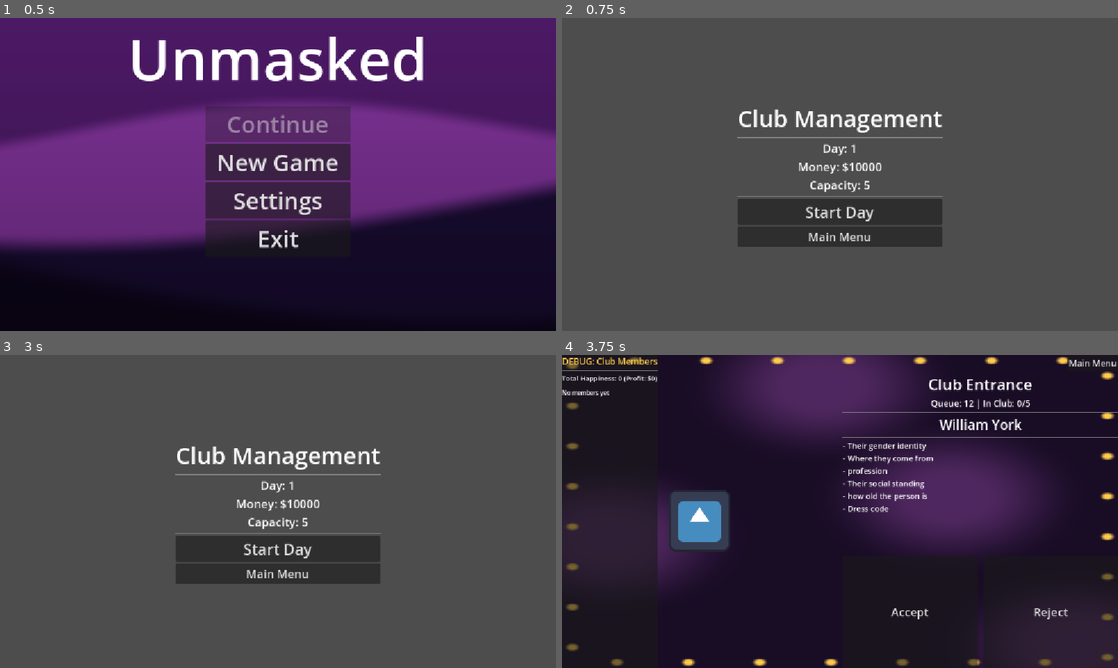
Above: before the commit, frames 1-4 (two rows, left to right).
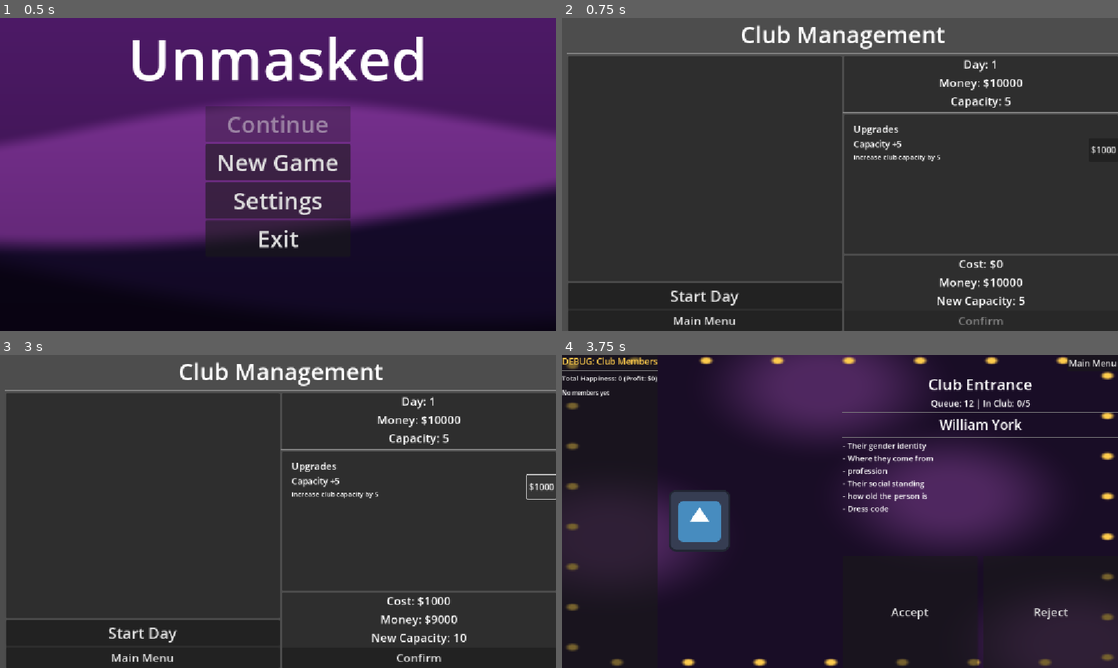
Above: after the commit, the same moments.

Repository: nunu-ai/ggj-2026-unmasked
Game: Godot game, scene res://scenes/main_menu.tscn
Same seed, same stepped clock (60 frames per second), same inputs: the game is played once before the commit and once after it. The engine's default icon, where the game draws it, is replaced by a stand-in: a white triangle on a blue panel in a dark square.
Inputs (mouse positions are in pixels of both pictures, inside the frame that each line leads up to):
- Up to frame 1 (0.5 s): no input
- Up to frame 2 (0.75 s): click "New Game" at 0.5 s
- Up to frame 3 (3 s): click "Main Menu" at 1.25 s; click "New Game" at 2 s; click (539, 486) at 2.75 s, where only the run after the commit has a clickable "$1000"
- Up to frame 4 (3.75 s): click "Start Day" at 3.5 s

Frame 1 is identical in both runs. In frame 2, 81% of the frame differs, in the area x 0-100%, y 2-100%; in frame 3, 81%; in frame 4, nothing differs.

Commit message:
manage scene

Diff:
--- a/scenes/manage_scene.tscn
+++ b/scenes/manage_scene.tscn
@@ -12,58 +12,155 @@
 script = ExtResource("1_manage")
 
 [node name="VBoxContainer" type="VBoxContainer" parent="."]
-layout_mode = 1
-anchors_preset = 8
-anchor_left = 0.5
-anchor_top = 0.5
-anchor_right = 0.5
-anchor_bottom = 0.5
-offset_left = -150.0
-offset_top = -150.0
-offset_right = 150.0
-offset_bottom = 150.0
-grow_horizontal = 2
-grow_vertical = 2
+layout_mode = 0
+offset_left = 12.0
+offset_right = 1152.0
+offset_bottom = 648.0
 
-[node name="TitleLabel" type="Label" parent="VBoxContainer"]
+[node name="ManageTitle" type="Label" parent="VBoxContainer"]
 layout_mode = 2
 theme_override_font_sizes/font_size = 48
 text = "Club Management"
 horizontal_alignment = 1
 
-[node name="HSeparator" type="HSeparator" parent="VBoxContainer"]
+[node name="ManageSeparator" type="HSeparator" parent="VBoxContainer"]
 layout_mode = 2
 
-[node name="DayLabel" type="Label" parent="VBoxContainer"]
+[node name="ManageContent" type="HBoxContainer" parent="VBoxContainer"]
+layout_mode = 2
+size_flags_vertical = 3
+
+[node name="LeftPane" type="VBoxContainer" parent="VBoxContainer/ManageContent"]
+layout_mode = 2
+size_flags_horizontal = 3
+
+[node name="RulesPanel" type="PanelContainer" parent="VBoxContainer/ManageContent/LeftPane"]
+layout_mode = 2
+size_flags_horizontal = 3
+size_flags_vertical = 3
+
+[node name="RichTextLabel" type="RichTextLabel" parent="VBoxContainer/ManageContent/LeftPane/RulesPanel"]
+layout_mode = 2
+
+[node name="ButtonPanel" type="PanelContainer" parent="VBoxContainer/ManageContent/LeftPane"]
+layout_mode = 2
+size_flags_horizontal = 3
+
+[node name="ButtonContainer" type="VBoxContainer" parent="VBoxContainer/ManageContent/LeftPane/ButtonPanel"]
+layout_mode = 2
+
+[node name="StartDayButton" type="Button" parent="VBoxContainer/ManageContent/LeftPane/ButtonPanel/ButtonContainer"]
+layout_mode = 2
+theme_override_font_sizes/font_size = 32
+text = "Start Day"
+
+[node name="MainMenuButton" type="Button" parent="VBoxContainer/ManageContent/LeftPane/ButtonPanel/ButtonContainer"]
+layout_mode = 2
+theme_override_font_sizes/font_size = 24
+text = "Main Menu"
+
+[node name="RightPane" type="VBoxContainer" parent="VBoxContainer/ManageContent"]
+layout_mode = 2
+size_flags_horizontal = 3
+
+[node name="DailyOverview" type="PanelContainer" parent="VBoxContainer/ManageContent/RightPane"]
+layout_mode = 2
+size_flags_horizontal = 3
+
+[node name="VBoxContainer" type="VBoxContainer" parent="VBoxContainer/ManageContent/RightPane/DailyOverview"]
+layout_mode = 2
+
+[node name="DayLabel" type="Label" parent="VBoxContainer/ManageContent/RightPane/DailyOverview/VBoxContainer"]
 layout_mode = 2
 theme_override_font_sizes/font_size = 24
 text = "Day: 0"
 horizontal_alignment = 1
 
-[node name="MoneyLabel" type="Label" parent="VBoxContainer"]
+[node name="MoneyLabel" type="Label" parent="VBoxContainer/ManageContent/RightPane/DailyOverview/VBoxContainer"]
 layout_mode = 2
 theme_override_font_sizes/font_size = 24
 text = "Money: $0"
 horizontal_alignment = 1
 
-[node name="CapacityLabel" type="Label" parent="VBoxContainer"]
+[node name="CapacityLabel" type="Label" parent="VBoxContainer/ManageContent/RightPane/DailyOverview/VBoxContainer"]
 layout_mode = 2
 theme_override_font_sizes/font_size = 24
 text = "Capacity: 0"
 horizontal_alignment = 1
 
-[node name="HSeparator2" type="HSeparator" parent="VBoxContainer"]
+[node name="HSeparator2" type="HSeparator" parent="VBoxContainer/ManageContent/RightPane/DailyOverview/VBoxContainer"]
 layout_mode = 2
 
-[node name="StartDayButton" type="Button" parent="VBoxContainer"]
+[node name="Upgrades" type="PanelContainer" parent="VBoxContainer/ManageContent/RightPane"]
 layout_mode = 2
-theme_override_font_sizes/font_size = 32
-text = "Start Day"
+size_flags_vertical = 3
 
-[node name="MainMenuButton" type="Button" parent="VBoxContainer"]
+[node name="MarginContainer" type="MarginContainer" parent="VBoxContainer/ManageContent/RightPane/Upgrades"]
+layout_mode = 2
+theme_override_constants/margin_left = 20
+theme_override_constants/margin_top = 15
+
+[node name="VBoxContainer" type="VBoxContainer" parent="VBoxContainer/ManageContent/RightPane/Upgrades/MarginContainer"]
+layout_direction = 2
+layout_mode = 2
+
+[node name="UpgradesLabel" type="Label" parent="VBoxContainer/ManageContent/RightPane/Upgrades/MarginContainer/VBoxContainer"]
+layout_mode = 2
+theme_override_font_sizes/font_size = 20
+text = "Upgrades"
+
+[node name="CapacityUpgrade" type="HBoxContainer" parent="VBoxContainer/ManageContent/RightPane/Upgrades/MarginContainer/VBoxContainer"]
+layout_mode = 2
+
+[node name="UpgradeInfo" type="VBoxContainer" parent="VBoxContainer/ManageContent/RightPane/Upgrades/MarginContainer/VBoxContainer/CapacityUpgrade"]
+layout_mode = 2
+size_flags_horizontal = 3
+
+[node name="UpgradeName" type="Label" parent="VBoxContainer/ManageContent/RightPane/Upgrades/MarginContainer/VBoxContainer/CapacityUpgrade/UpgradeInfo"]
+layout_mode = 2
+theme_override_font_sizes/font_size = 18
+text = "Capacity +5"
+
+[node name="UpgradeDesc" type="Label" parent="VBoxContainer/ManageContent/RightPane/Upgrades/MarginContainer/VBoxContainer/CapacityUpgrade/UpgradeInfo"]
+layout_mode = 2
+theme_override_font_sizes/font_size = 14
+text = "Increase club capacity by 5"
+
+[node name="UpgradeButton" type="Button" parent="VBoxContainer/ManageContent/RightPane/Upgrades/MarginContainer/VBoxContainer/CapacityUpgrade"]
+layout_mode = 2
+theme_override_font_sizes/font_size = 18
+text = "$1000"
+
+[node name="CheckoutOverview" type="PanelContainer" parent="VBoxContainer/ManageContent/RightPane"]
+layout_mode = 2
+
+[node name="VBoxContainer" type="VBoxContainer" parent="VBoxContainer/ManageContent/RightPane/CheckoutOverview"]
+layout_mode = 2
+
+[node name="CostLabel" type="Label" parent="VBoxContainer/ManageContent/RightPane/CheckoutOverview/VBoxContainer"]
 layout_mode = 2
 theme_override_font_sizes/font_size = 24
-text = "Main Menu"
+text = "Cost: $0"
+horizontal_alignment = 1
 
-[connection signal="pressed" from="VBoxContainer/StartDayButton" to="." method="_on_start_day_button_pressed"]
-[connection signal="pressed" from="VBoxContainer/MainMenuButton" to="." method="_on_main_menu_button_pressed"]
+[node name="MoneyAfterLabel" type="Label" parent="VBoxContainer/ManageContent/RightPane/CheckoutOverview/VBoxContainer"]
+layout_mode = 2
+theme_override_font_sizes/font_size = 24
+text = "Money: $0"
+horizontal_alignment = 1
+
+[node name="CapacityAfterLabel" type="Label" parent="VBoxContainer/ManageContent/RightPane/CheckoutOverview/VBoxContainer"]
+layout_mode = 2
+theme_override_font_sizes/font_size = 24
+text = "New Capacity: 0"
+horizontal_alignment = 1
+
+[node name="ConfirmButton" type="Button" parent="VBoxContainer/ManageContent/RightPane/CheckoutOverview/VBoxContainer"]
+layout_mode = 2
+theme_override_font_sizes/font_size = 24
+text = "Confirm"
+
+[connection signal="pressed" from="VBoxContainer/ManageContent/LeftPane/ButtonPanel/ButtonContainer/StartDayButton" to="." method="_on_start_day_button_pressed"]
+[connection signal="pressed" from="VBoxContainer/ManageContent/LeftPane/ButtonPanel/ButtonContainer/MainMenuButton" to="." method="_on_main_menu_button_pressed"]
+[connection signal="pressed" from="VBoxContainer/ManageContent/RightPane/Upgrades/MarginContainer/VBoxContainer/CapacityUpgrade/UpgradeButton" to="." method="_on_upgrade_button_pressed"]
+[connection signal="pressed" from="VBoxContainer/ManageContent/RightPane/CheckoutOverview/VBoxContainer/ConfirmButton" to="." method="_on_confirm_button_pressed"]
--- a/scripts/manage_scene.gd
+++ b/scripts/manage_scene.gd
@@ -1,14 +1,68 @@
 extends Control
+
+const CAPACITY_UPGRADE_COST: int = 1000
+const CAPACITY_UPGRADE_AMOUNT: int = 5
+
+# Daily overview labels
+@onready var _day_label: Label = $VBoxContainer/ManageContent/RightPane/DailyOverview/VBoxContainer/DayLabel
+@onready var _money_label: Label = $VBoxContainer/ManageContent/RightPane/DailyOverview/VBoxContainer/MoneyLabel
+@onready var _capacity_label: Label = $VBoxContainer/ManageContent/RightPane/DailyOverview/VBoxContainer/CapacityLabel
+
+# Upgrade button
+@onready var _capacity_upgrade_button: Button = $VBoxContainer/ManageContent/RightPane/Upgrades/MarginContainer/VBoxContainer/CapacityUpgrade/UpgradeButton
+
+# Checkout overview labels
+@onready var _cost_label: Label = $VBoxContainer/ManageContent/RightPane/CheckoutOverview/VBoxContainer/CostLabel
+@onready var _money_after_label: Label = $VBoxContainer/ManageContent/RightPane/CheckoutOverview/VBoxContainer/MoneyAfterLabel
+@onready var _capacity_after_label: Label = $VBoxContainer/ManageContent/RightPane/CheckoutOverview/VBoxContainer/CapacityAfterLabel
+@onready var _confirm_button: Button = $VBoxContainer/ManageContent/RightPane/CheckoutOverview/VBoxContainer/ConfirmButton
+
+# Pending upgrade totals
+var _pending_cost: int = 0
+var _pending_capacity: int = 0
 
 
 func _ready() -> void:
+	_capacity_upgrade_button.text = "$%d" % CAPACITY_UPGRADE_COST
 	update_display()
 
 
 func update_display() -> void:
-	$VBoxContainer/DayLabel.text = "Day: %d" % SaveState.club.day
-	$VBoxContainer/MoneyLabel.text = "Money: $%d" % SaveState.club.money
-	$VBoxContainer/CapacityLabel.text = "Capacity: %d" % SaveState.club.capacity
+	# Current state
+	_day_label.text = "Day: %d" % SaveState.club.day
+	_money_label.text = "Money: $%d" % SaveState.club.money
+	_capacity_label.text = "Capacity: %d" % SaveState.club.capacity
+
+	# Checkout preview
+	_cost_label.text = "Cost: $%d" % _pending_cost
+	_money_after_label.text = "Money: $%d" % (SaveState.club.money - _pending_cost)
+	_capacity_after_label.text = "New Capacity: %d" % (SaveState.club.capacity + _pending_capacity)
+
+	# Disable upgrade button if can't afford with pending costs
+	_capacity_upgrade_button.disabled = (SaveState.club.money - _pending_cost) < CAPACITY_UPGRADE_COST
+
+	# Disable confirm button if nothing to confirm
+	_confirm_button.disabled = _pending_cost == 0
+
+
+func _on_upgrade_button_pressed() -> void:
+	if (SaveState.club.money - _pending_cost) < CAPACITY_UPGRADE_COST:
+		return
+
+	_pending_cost += CAPACITY_UPGRADE_COST
+	_pending_capacity += CAPACITY_UPGRADE_AMOUNT
+	update_display()
+
+
+func _on_confirm_button_pressed() -> void:
+	if _pending_cost == 0:
+		return
+
+	SaveState.club.money -= _pending_cost
+	SaveState.club.capacity += _pending_capacity
+	_pending_cost = 0
+	_pending_capacity = 0
+	update_display()
 
 
 func _on_start_day_button_pressed() -> void:
